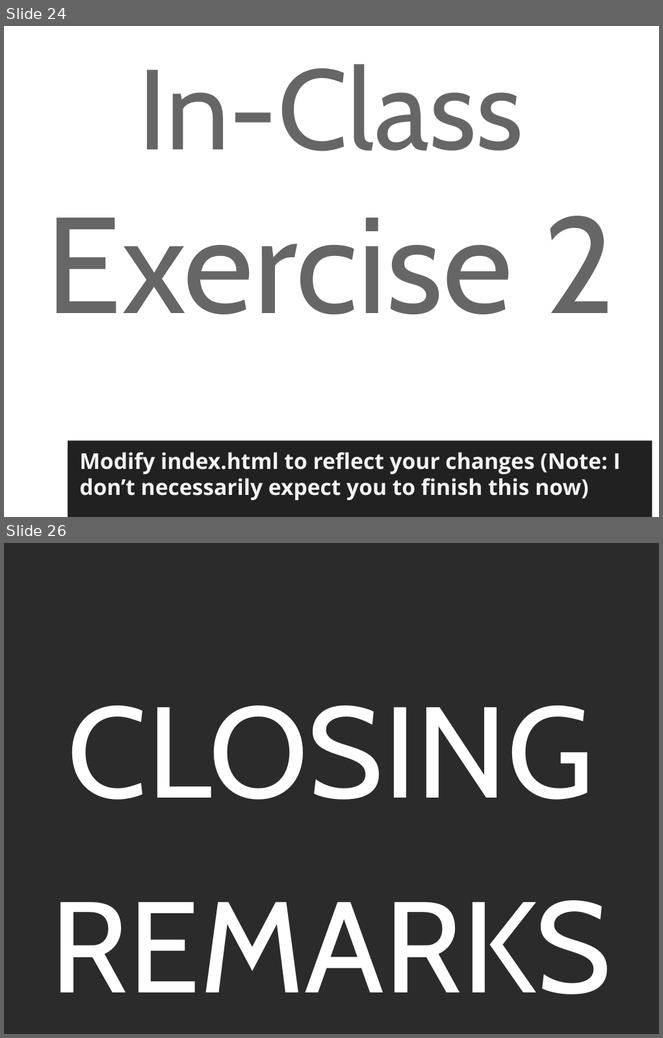
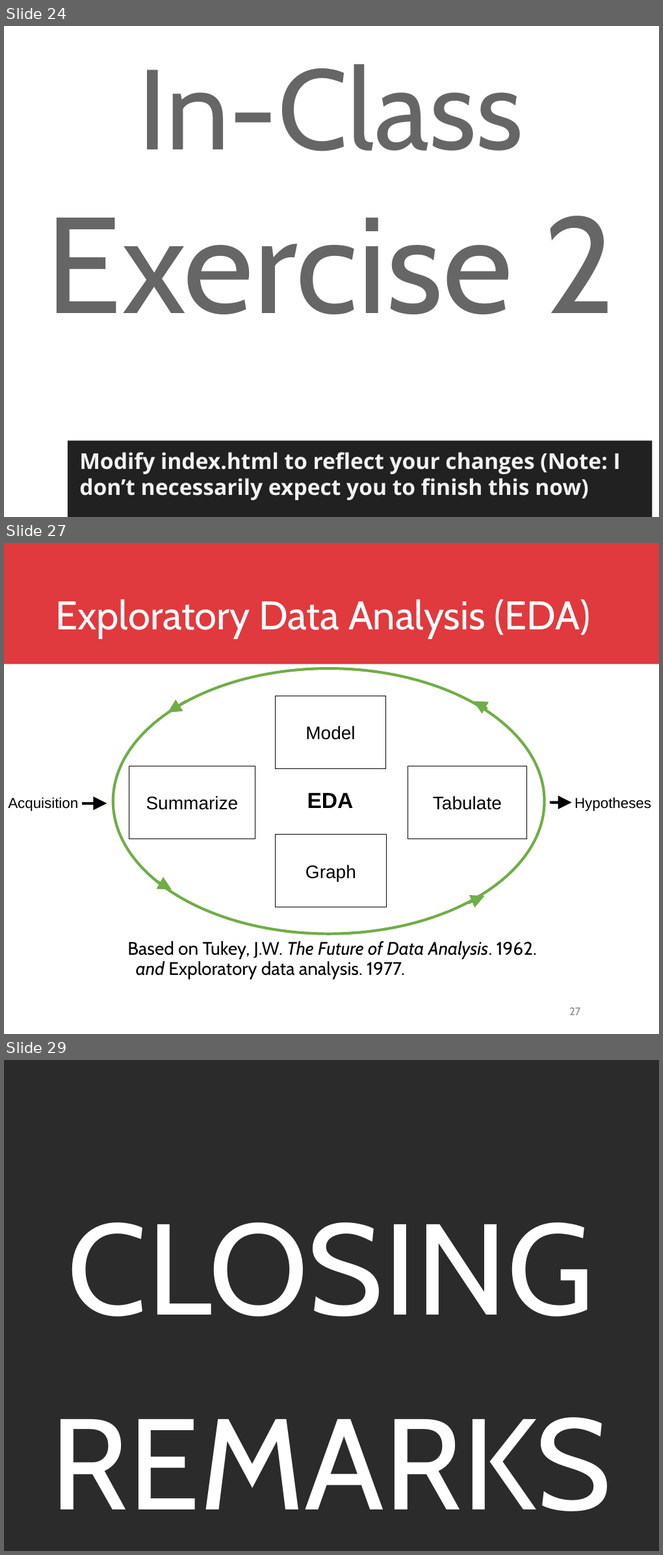
Before and after one commit to DreaJulca/streamvis-lecture, a slide deck: Visual Data Science.pptx. Shown one above the other, each under a label of ours: slides 24 and 26 before the commit, slides 24, 27 and 29 after it; the slides between them are not shown. The pictures are 663x1038 and 663x1555 pixels, drawn with LibreOffice and Linux fonts; fonts in the diff are those of the drawing; background and template pictures are left out; a plain dark background stands for a picture behind light text. Boxes give left, top, right and bottom in pixels: in the first picture for what was removed or moved away, otherwise in the second. Text is boxed around its words. In the diff, an @@ line names an element or a change of style, - is before the commit and + after.

```diff
--- a/Visual Data Science.pptx
+++ b/Visual Data Science.pptx
@@ slide 27 added at (4, 543, 659, 1034), background #FFFFFF @@
@@ rectangle added at (4, 543, 659, 664), fill #E03A3E @@
@@ title added at (55, 600, 591, 639), 44 pt, text #FFFFFF @@
+Exploratory Data Analysis (EDA)
@@ group added at (113, 669, 545, 934): 4 rectangles, 4 arrows, 1 ellipse, 1 text @@
+Summarize
+Tabulate
+Model
+Graph
+EDA
@@ text added at (8, 797, 78, 811), 16 pt, text #000000 @@
+Acquisition
@@ arrow added from (82, 804) to (107, 804), #000000 3 pt @@
@@ arrow added from (550, 802) to (572, 802), #000000 3 pt @@
@@ text added at (575, 797, 651, 811), 16 pt, text #000000 @@
+Hypotheses
@@ text added at (128, 941, 537, 979), 20 pt, text #000000 @@
+Based on Tukey, J.W. The Future of Data Analysis. 1962. and Exploratory data analysis. 1977.
@@ page number added at (570, 1008, 581, 1016), 12 pt, text #888888 @@
+27
@@ what was slide 26 is now slide 29 @@
```
Also in this commit, not shown: 8 slides changed, 2 other slides added.
